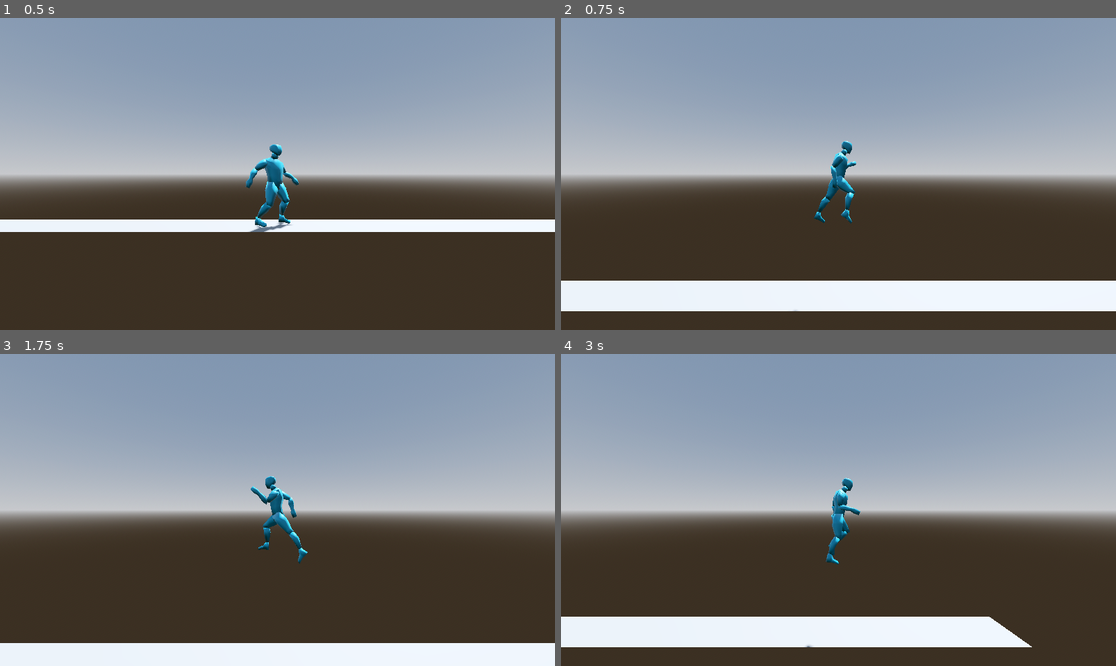
Above: before the commit, frames 1-4 (two rows, left to right).
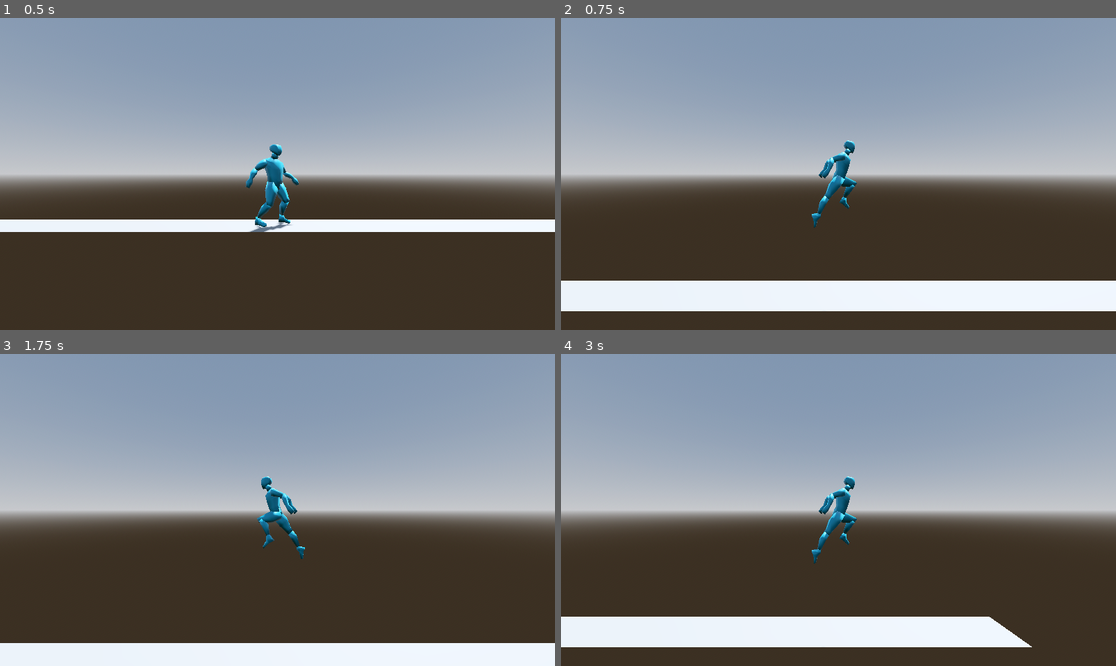
Above: after the commit, the same moments.

Repository: MeiirimZh/burning_forest_prototype
Game: Godot game, scene res://levels/world.tscn
Two runs of this game, one before a commit and one after it. Both use one fixed random seed, a clock stepped at 60 frames per second and the inputs below. The project has no main scene, so this scene is started directly.
Inputs:
- Up to frame 1 (0.5 s): no input
- Up to frame 2 (0.75 s): hold D (right) from 0.53 s (still down); tap J (jump) at 0.6 s
- Up to frame 3 (1.75 s): tap J (jump) at 0.77, 1.07, 1.35, 1.52 s; release D (right) at 1.28 s; hold A (left) from 1.28 s (still down)
- Up to frame 4 (3 s): tap J (jump) at 1.82, 2.1, 2.85 s; release A (left) at 2.03 s; hold D (right) from 2.03 s (still down)

Frame 1 is identical in both runs. In frame 2, 0.7% of the frame differs, in the area x 41-54%, y 39-94%; in frame 3, 0.8%; in frame 4, 0.8%, in the area x 43-54%, y 39-94%.

Commit message:
Added a side jump animation

Diff:
--- a/scripts/spirit.gd
+++ b/scripts/spirit.gd
@@ -27,14 +27,16 @@
 		rotate_and_play(0, "idle")
 	elif state == "l_idle":
 		rotate_and_play(85, "idle")
-	elif state == "r_run":
+	elif state == "r_run" and not is_jumping:
 		rotate_and_play(-92.5, "run")
-	elif state == "l_run":
+	elif state == "l_run" and not is_jumping:
 		rotate_and_play(92.5, "run")
 	elif state == "front_jump":
 		animation_player.play("jump_front")
 	elif state == "front_fall":
 		animation_player.play("fall_front")
+	elif state == "side_jump":
+		animation_player.play("jump_side")
 
 	# Running
 	if Input.is_action_pressed("left"):
@@ -71,5 +73,7 @@
 		is_jumping = true
 		if velocity.x == 0:
 			state = "front_jump"
+		else:
+			state = "side_jump"
 
 	move_and_slide()
